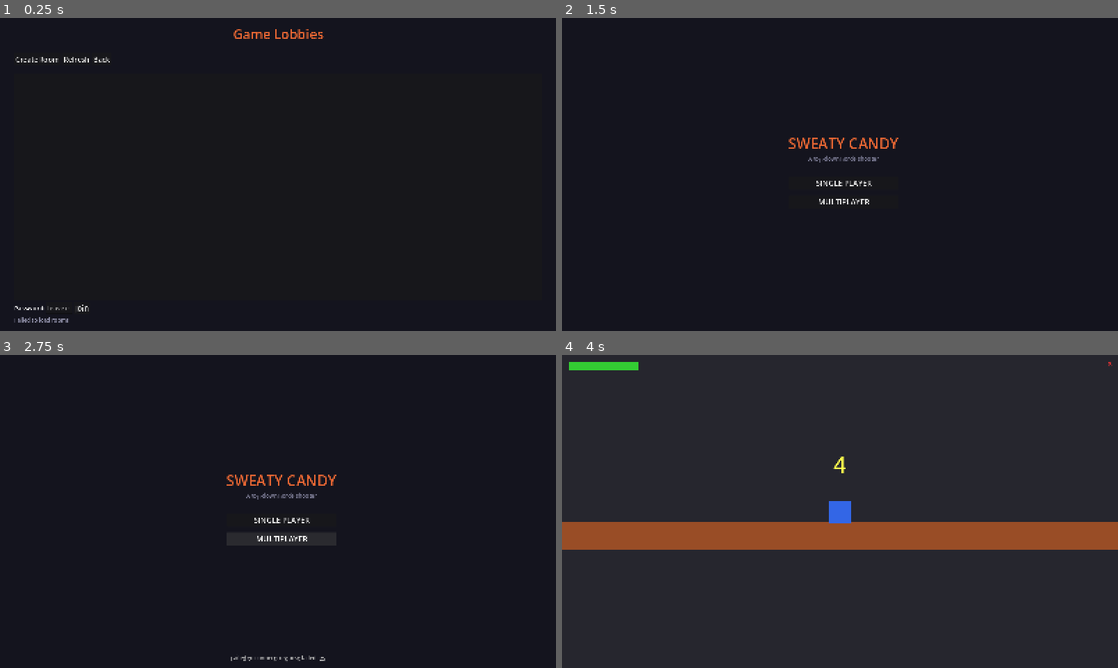
Above: before the commit, frames 1-4 (two rows, left to right).
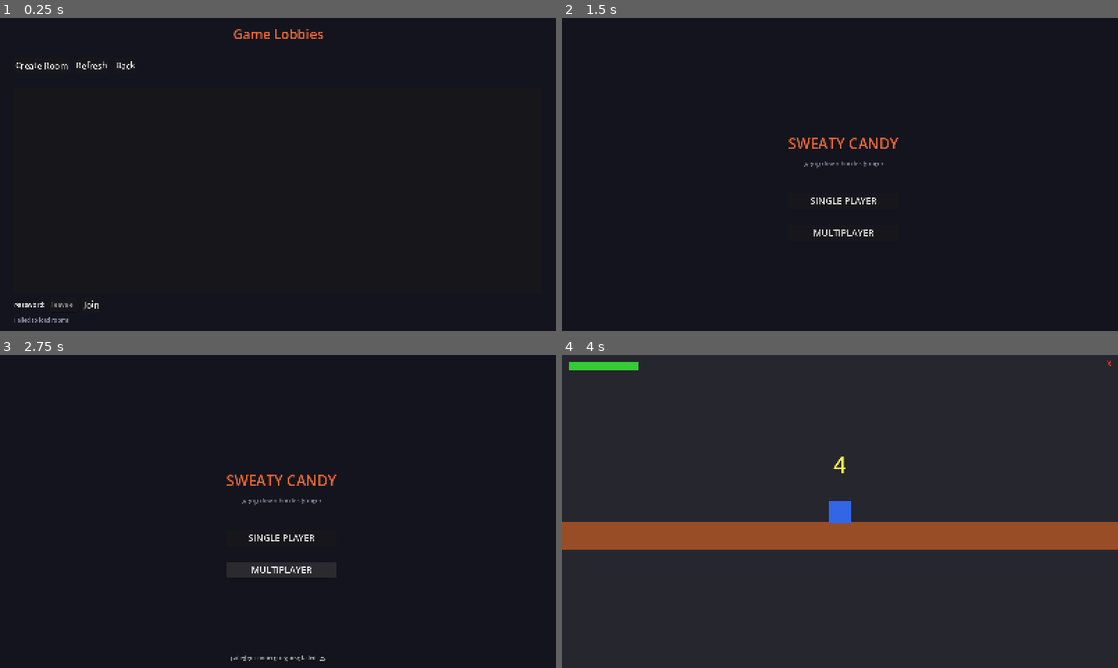
Above: after the commit, the same moments.

Repository: peter-lee97/sweaty-candy
Game: Godot game, scene res://scenes/ui/lobby.tscn
Same seed, same stepped clock (60 frames per second), same inputs: the game is played once before the commit and once after it. This scene is started directly instead of the project's main scene.
Inputs (mouse positions are in pixels of both pictures, inside the frame that each line leads up to):
- Up to frame 1 (0.25 s): no input
- Up to frame 2 (1.5 s): click (623, 309) at 0.52 s; type "12" at 0.6 s; click "Back" at 1.25 s
- Up to frame 3 (2.75 s): click "MULTIPLAYER" at 2 s
- Up to frame 4 (4 s): click "SINGLE PLAYER" at 2.75 s; click "X" at 3.5 s

The runs differ from the first frame. In frame 1, 0.5% of the frame differs, in the area x 2-25%, y 12-94%; in frame 2, 0.6%; in frame 3, 0.6%, in the area x 43-58%, y 44-70%; in frame 4, less than 0.1%.

Commit message:
Increase UI spacing and font sizes across all menus
main_menu.tscn:
- VBoxContainer separation=16, subtitle font 16→18, spacer 30→40,
  spacer2 8→16, buttons font 22→26

lobby.tscn:
- VBoxContainer separation=12, ButtonRow separation=16, JoinRow
  separation=16, all buttons 20→24, spacer2 14→16, popup size
  400x320→440x350, popup VBoxContainer separation=10, popup
  buttons 20→22

waiting_room.tscn:
- VBoxContainer separation=14, ButtonsRow separation=16, labels
  16→18 (Players/State), RoomName 18→20, buttons 18→22 (Start)
  and default→22 (Leave), StatusLabel explicit font=16, spacer 20→30

exit_button.tscn:
- Font 18→20

Diff:
--- a/client/scenes/ui/exit_button.tscn
+++ b/client/scenes/ui/exit_button.tscn
@@ -14,7 +14,7 @@
 offset_bottom = 40.0
 text = "X"
 script = ExtResource("1_script")
-theme_override_font_sizes/font_size = 18
+theme_override_font_sizes/font_size = 20
 theme_override_colors/font_color = Color(0.8, 0.3, 0.3, 1.0)
 theme_override_colors/font_hover_color = Color(1.0, 0.2, 0.2, 1.0)
 theme_override_styles/normal = SubResource("StyleBoxEmpty")
--- a/client/scenes/ui/lobby.tscn
+++ b/client/scenes/ui/lobby.tscn
@@ -24,6 +24,7 @@
 offset_top = 20.0
 offset_right = -40.0
 offset_bottom = -20.0
+theme_override_constants/separation = 12
 
 [node name="Title" type="Label" parent="VBoxContainer"]
 text = "Game Lobbies"
@@ -35,21 +36,22 @@
 custom_minimum_size = Vector2(0, 20)
 
 [node name="ButtonRow" type="HBoxContainer" parent="VBoxContainer"]
+theme_override_constants/separation = 16
 
 [node name="CreateButton" type="Button" parent="VBoxContainer/ButtonRow"]
 text = "Create Room"
-theme_override_font_sizes/font_size = 20
+theme_override_font_sizes/font_size = 24
 
 [node name="RefreshButton" type="Button" parent="VBoxContainer/ButtonRow"]
 text = "Refresh"
-theme_override_font_sizes/font_size = 20
+theme_override_font_sizes/font_size = 24
 
 [node name="BackButton" type="Button" parent="VBoxContainer/ButtonRow"]
 text = "Back"
-theme_override_font_sizes/font_size = 20
+theme_override_font_sizes/font_size = 24
 
 [node name="Spacer2" type="Control" parent="VBoxContainer"]
-custom_minimum_size = Vector2(0, 14)
+custom_minimum_size = Vector2(0, 16)
 
 [node name="RoomTable" type="Tree" parent="VBoxContainer"]
 unique_name_in_owner = true
@@ -60,6 +62,7 @@
 theme_override_font_sizes/font_size = 18
 
 [node name="JoinRow" type="HBoxContainer" parent="VBoxContainer"]
+theme_override_constants/separation = 16
 
 [node name="JoinLabel" type="Label" parent="VBoxContainer/JoinRow"]
 text = "Password:"
@@ -72,7 +75,7 @@
 
 [node name="JoinButton" type="Button" parent="VBoxContainer/JoinRow"]
 text = "Join"
-theme_override_font_sizes/font_size = 20
+theme_override_font_sizes/font_size = 24
 
 [node name="StatusLabel" type="Label" parent="VBoxContainer"]
 unique_name_in_owner = true
@@ -82,7 +85,7 @@
 
 [node name="CreatePopup" type="PopupPanel" parent="."]
 unique_name_in_owner = true
-size = Vector2i(400, 320)
+size = Vector2i(440, 350)
 
 [node name="VBoxContainer" type="VBoxContainer" parent="CreatePopup"]
 anchors_preset = 15
@@ -92,6 +95,7 @@
 offset_top = 20.0
 offset_right = -20.0
 offset_bottom = -20.0
+theme_override_constants/separation = 10
 
 [node name="PopupTitle" type="Label" parent="CreatePopup/VBoxContainer"]
 text = "Create Room"
@@ -132,11 +136,11 @@
 
 [node name="CreateCancelButton" type="Button" parent="CreatePopup/VBoxContainer/ButtonsRow"]
 text = "Cancel"
-theme_override_font_sizes/font_size = 20
+theme_override_font_sizes/font_size = 22
 
 [node name="CreateConfirmButton" type="Button" parent="CreatePopup/VBoxContainer/ButtonsRow"]
 text = "Create"
-theme_override_font_sizes/font_size = 20
+theme_override_font_sizes/font_size = 22
 
 [connection signal="pressed" from="VBoxContainer/ButtonRow/CreateButton" to="." method="_on_create_pressed"]
 [connection signal="pressed" from="VBoxContainer/ButtonRow/RefreshButton" to="." method="_refresh_rooms"]
--- a/client/scenes/ui/main_menu.tscn
+++ b/client/scenes/ui/main_menu.tscn
@@ -26,6 +26,7 @@
 offset_top = -120.0
 offset_right = 150.0
 offset_bottom = 120.0
+theme_override_constants/separation = 16
 
 [node name="Title" type="Label" parent="VBoxContainer"]
 text = "SWEATY CANDY"
@@ -36,22 +37,22 @@
 [node name="Subtitle" type="Label" parent="VBoxContainer"]
 text = "A top-down horde shooter"
 horizontal_alignment = 1
-theme_override_font_sizes/font_size = 16
+theme_override_font_sizes/font_size = 18
 theme_override_colors/font_color = Color(0.5, 0.5, 0.6, 1.0)
 
 [node name="Spacer" type="Control" parent="VBoxContainer"]
-custom_minimum_size = Vector2(0, 30)
+custom_minimum_size = Vector2(0, 40)
 
 [node name="SingleplayerButton" type="Button" parent="VBoxContainer"]
 text = "SINGLE PLAYER"
-theme_override_font_sizes/font_size = 22
+theme_override_font_sizes/font_size = 26
 
 [node name="Spacer2" type="Control" parent="VBoxContainer"]
-custom_minimum_size = Vector2(0, 8)
+custom_minimum_size = Vector2(0, 16)
 
 [node name="MultiplayerButton" type="Button" parent="VBoxContainer"]
 text = "MULTIPLAYER"
-theme_override_font_sizes/font_size = 22
+theme_override_font_sizes/font_size = 26
 
 [node name="StatusLabel" type="Label" parent="."]
 unique_name_in_owner = true
--- a/client/scenes/ui/waiting_room.tscn
+++ b/client/scenes/ui/waiting_room.tscn
@@ -26,6 +26,7 @@
 offset_top = -150.0
 offset_right = 200.0
 offset_bottom = 150.0
+theme_override_constants/separation = 14
 
 [node name="Title" type="Label" parent="VBoxContainer"]
 text = "Waiting Room"
@@ -37,7 +38,7 @@
 unique_name_in_owner = true
 text = "..."
 horizontal_alignment = 1
-theme_override_font_sizes/font_size = 18
+theme_override_font_sizes/font_size = 20
 theme_override_colors/font_color = Color(0.9, 0.9, 0.9, 1.0)
 
 [node name="RoomIdLabel" type="Label" parent="VBoxContainer"]
@@ -51,32 +52,35 @@
 unique_name_in_owner = true
 text = ""
 horizontal_alignment = 1
-theme_override_font_sizes/font_size = 16
+theme_override_font_sizes/font_size = 18
 
 [node name="StateLabel" type="Label" parent="VBoxContainer"]
 unique_name_in_owner = true
 text = ""
 horizontal_alignment = 1
-theme_override_font_sizes/font_size = 16
+theme_override_font_sizes/font_size = 18
 
 [node name="Spacer" type="Control" parent="VBoxContainer"]
-custom_minimum_size = Vector2(0, 20)
+custom_minimum_size = Vector2(0, 30)
 
 [node name="ButtonsRow" type="HBoxContainer" parent="VBoxContainer"]
+theme_override_constants/separation = 16
 
 [node name="StartButton" type="Button" parent="VBoxContainer/ButtonsRow"]
 unique_name_in_owner = true
 text = "Start Game"
-theme_override_font_sizes/font_size = 18
+theme_override_font_sizes/font_size = 22
 visible = false
 
 [node name="LeaveButton" type="Button" parent="VBoxContainer/ButtonsRow"]
 text = "Leave"
+theme_override_font_sizes/font_size = 22
 
 [node name="StatusLabel" type="Label" parent="VBoxContainer"]
 unique_name_in_owner = true
 text = ""
 horizontal_alignment = 1
+theme_override_font_sizes/font_size = 16
 theme_override_colors/font_color = Color(0.7, 0.7, 0.7, 1.0)
 
 [connection signal="pressed" from="VBoxContainer/ButtonsRow/StartButton" to="." method="_on_start_pressed"]
